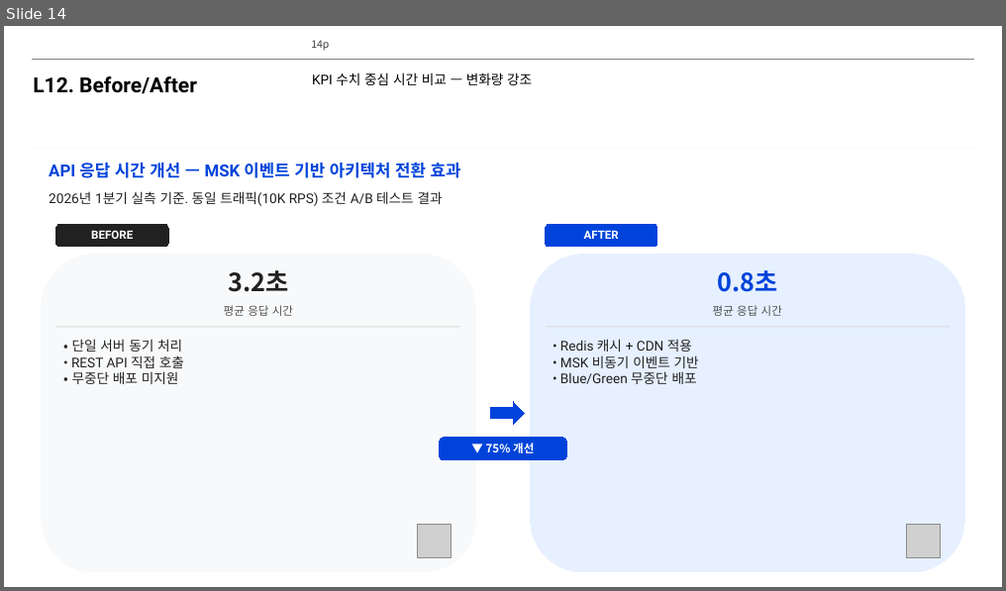
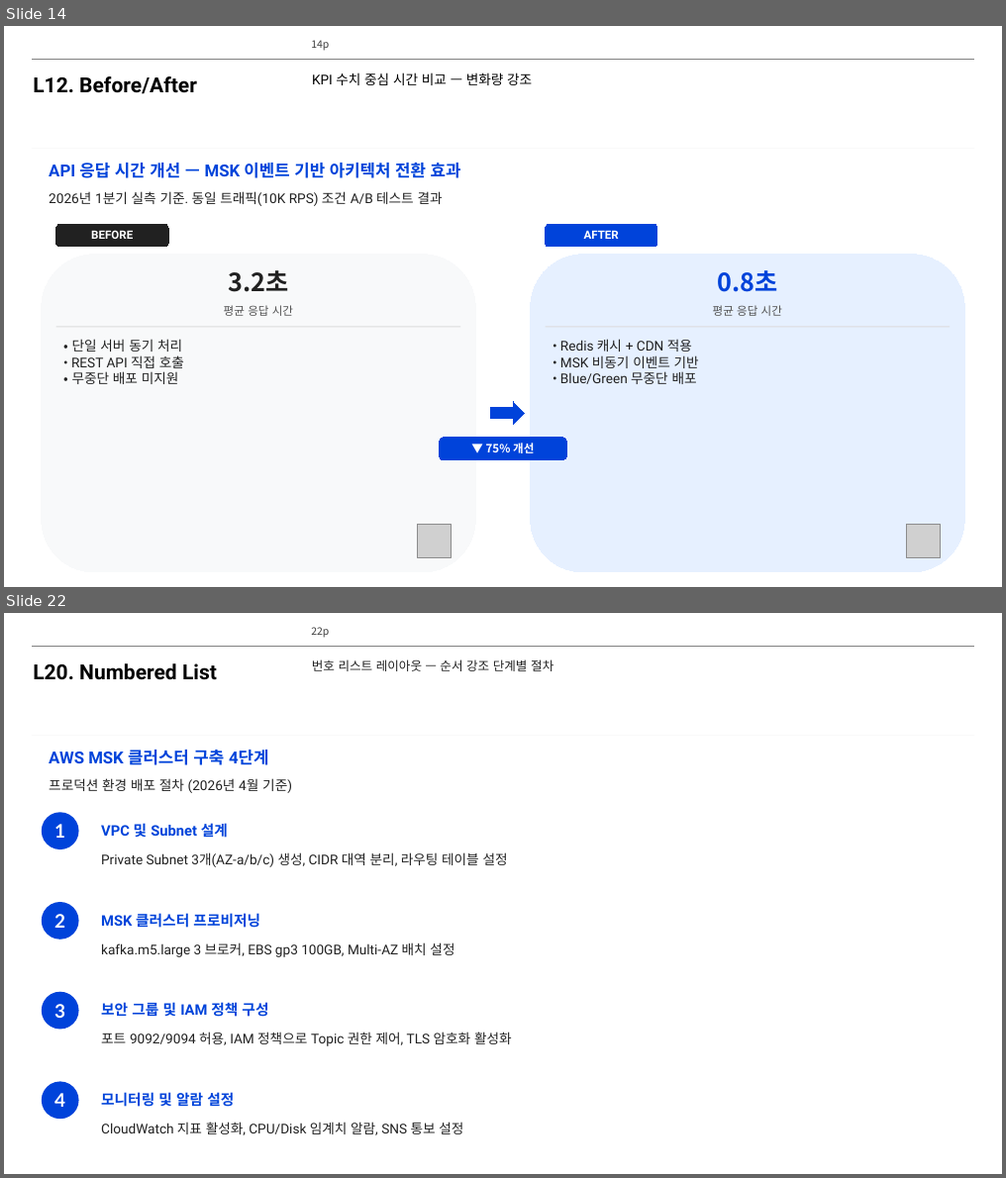
Before and after one commit to lhs6395-hslee/project-steer, a slide deck: results/pptx/AWS_MSK_Expert_Intro.pptx. Shown one above the other, each under a label of ours: slide 14 before the commit, slides 14 and 22 after it; the slides between them are not shown. The pictures are 1006x591 and 1006x1178 pixels, drawn with LibreOffice and Linux fonts; fonts in the diff are those of the drawing; grey boxes stand for pictures; background and template pictures are left out. Boxes give left, top, right and bottom in pixels: in the first picture for what was removed or moved away, otherwise in the second. Text is boxed around its words. In the diff, an @@ line names an element or a change of style, - is before the commit and + after.

```diff
--- a/results/pptx/AWS_MSK_Expert_Intro.pptx
+++ b/results/pptx/AWS_MSK_Expert_Intro.pptx
@@ slide 22 added at [4, 613, 1002, 1174], background #FFFFFF; not listed: 3 template elements that a slide beside it also shows @@
@@ text added at [33, 663, 217, 680], 20 pt, text #000000, bold @@
+L20. Numbered List
@@ text added at [312, 660, 553, 671], 12 pt, text #212121 @@
+번호 리스트 레이아웃 — 순서 강조 단계별 절차
@@ text added at [49, 750, 268, 765], 16 pt, text #0043DA, bold @@
+AWS MSK 클러스터 구축 4단계
@@ text added at [49, 778, 292, 793], 13 pt, text #212121 @@
+프로덕션 환경 배포 절차 (2026년 4월 기준)
@@ ellipse added at [42, 812, 79, 850], fill #0043DA, 18 pt, text #FFFFFF, bold @@
+1
@@ text added at [101, 823, 228, 838], 14 pt, text #0043DA, bold @@
+VPC 및 Subnet 설계
@@ text added at [101, 853, 508, 867], 13 pt, text #212121 @@
+Private Subnet 3개(AZ-a/b/c) 생성, CIDR 대역 분리, 라우팅 테이블 설정
@@ ellipse added at [42, 902, 79, 940], fill #0043DA, 18 pt, text #FFFFFF, bold @@
+2
@@ text added at [101, 913, 260, 928], 14 pt, text #0043DA, bold @@
+MSK 클러스터 프로비저닝
@@ text added at [101, 943, 454, 958], 13 pt, text #212121 @@
+kafka.m5.large 3 브로커, EBS gp3 100GB, Multi-AZ 배치 설정
@@ ellipse added at [42, 992, 79, 1029], fill #0043DA, 18 pt, text #FFFFFF, bold @@
+3
@@ text added at [101, 1002, 268, 1017], 14 pt, text #0043DA, bold @@
+보안 그룹 및 IAM 정책 구성
@@ text added at [101, 1032, 512, 1047], 13 pt, text #212121 @@
+포트 9092/9094 허용, IAM 정책으로 Topic 권한 제어, TLS 암호화 활성화
@@ ellipse added at [42, 1081, 79, 1119], fill #0043DA, 18 pt, text #FFFFFF, bold @@
+4
@@ text added at [101, 1092, 234, 1107], 14 pt, text #0043DA, bold @@
+모니터링 및 알람 설정
@@ text added at [101, 1122, 463, 1136], 13 pt, text #212121 @@
+CloudWatch 지표 활성화, CPU/Disk 임계치 알람, SNS 통보 설정
```
Also in this commit, not shown: 8 slides changed, 7 other slides added, 9 other files.
